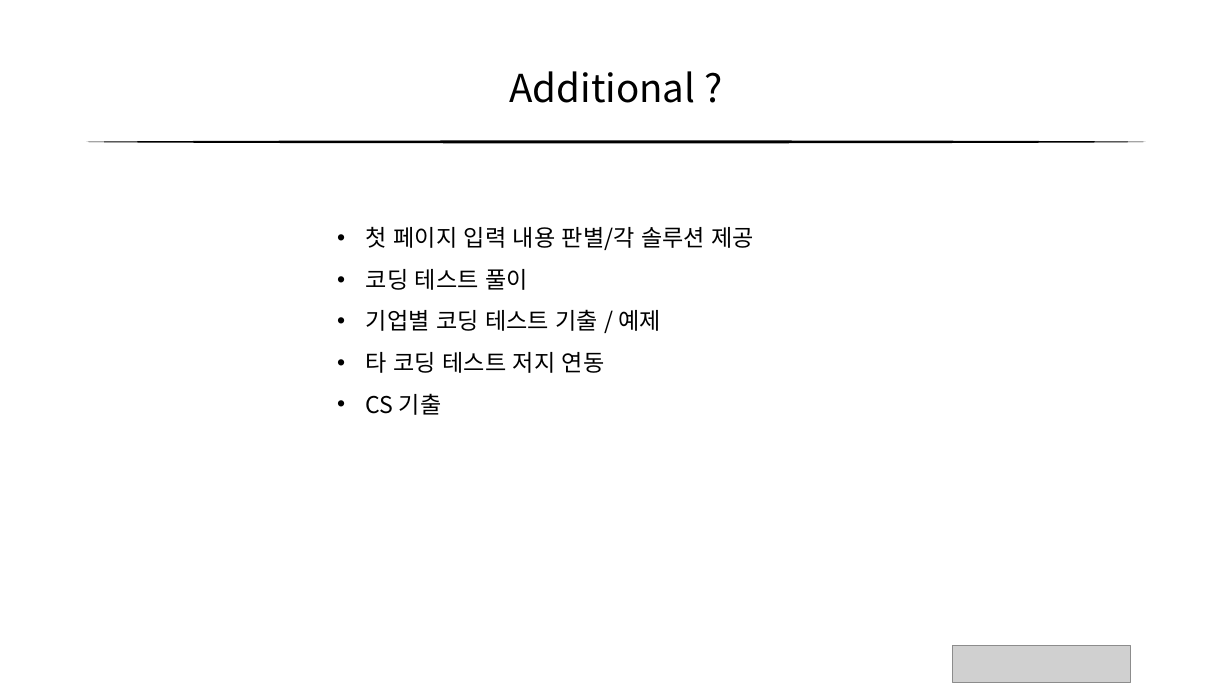
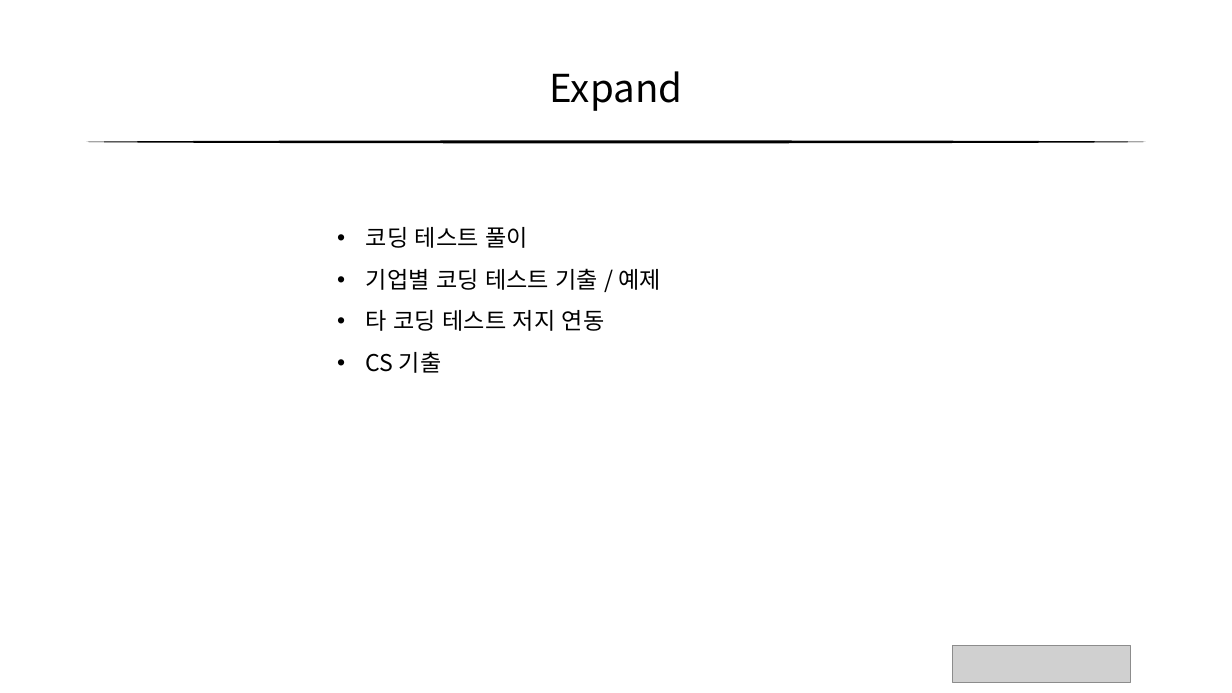
Before and after one commit to nn98/Solved.SKHU, a slide deck: slide 9 of 프로젝트 시안 및 기획.pptx. Drawn at 1232x693 pixels with LibreOffice and Linux fonts; fonts in the diff are those of the drawing; grey boxes stand for pictures. Boxes give left, top, right and bottom in pixels: in the first picture for what was removed or moved away, otherwise in the second. Text is boxed around its words. In the diff, an @@ line names an element or a change of style, - is before the commit and + after.

```diff
--- a/프로젝트 시안 및 기획.pptx
+++ b/프로젝트 시안 및 기획.pptx
@@ text at (550,71,683,111): text changed @@
-Additional ?
+Expand
@@ text at (366,226,754,250): paragraph removed @@
-• 첫 페이지 입력 내용 판별/각 솔루션 제공
```
Also in this commit, not shown: 6 other slides changed, 7 other files.
